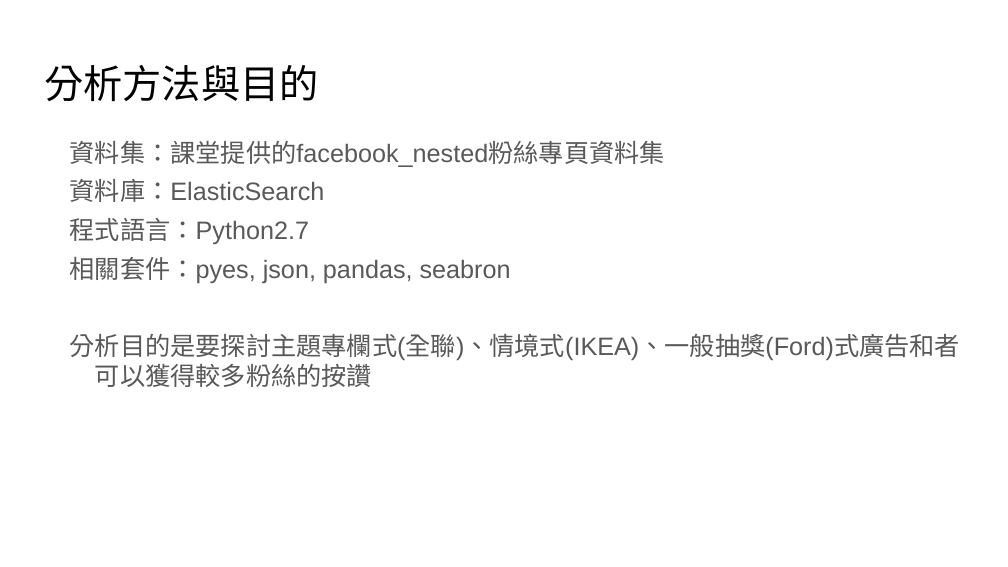
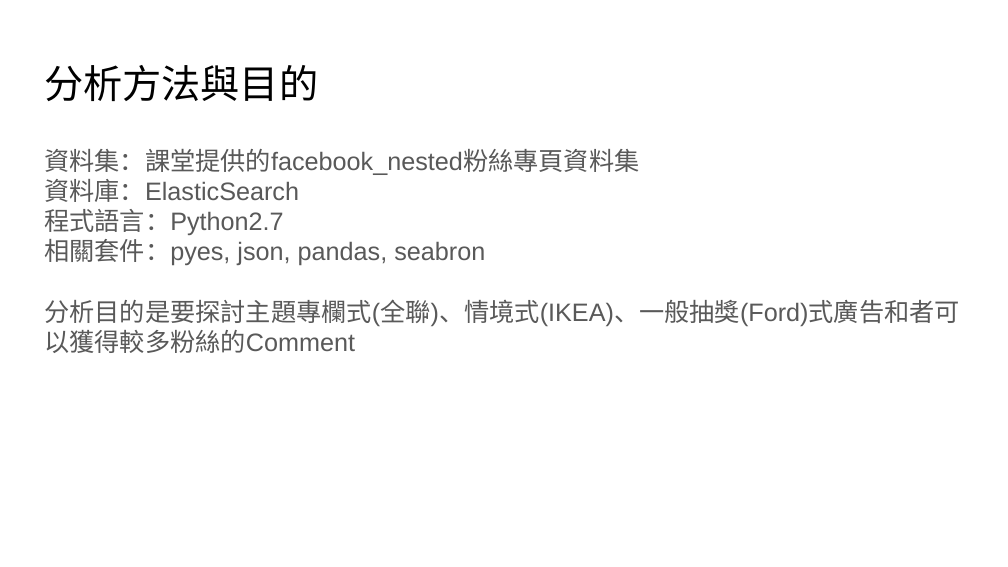
Before and after one commit to leadwort15027/SocialMedia_Final, a slide deck: slide 5 of Final_Project.pptx. Drawn at 1008x567 pixels with LibreOffice and Linux fonts; fonts in the diff are those of the drawing. Boxes give left, top, right and bottom in pixels: in the first picture for what was removed or moved away, otherwise in the second. Text is boxed around its words. In the diff, an @@ line names an element or a change of style, - is before the commit and + after.

```diff
--- a/Final_Project.pptx
+++ b/Final_Project.pptx
@@ text "資料集：課堂提供的facebook_nested粉絲專頁資料集": place and size @@
-text "資料集：課堂提供的facebook_nested粉絲專頁資料集" at box(70, 141, 960, 387)
+text "資料集：課堂提供的facebook_nested粉絲專頁資料集" at box(44, 149, 960, 353)
@@ text at box(44, 149, 639, 265): indent changed; less space between paragraphs @@
@@ text at box(44, 299, 960, 353): text changed @@
-分析目的是要探討主題專欄式(全聯)、情境式(IKEA)、一般抽獎(Ford)式廣告和者可以獲得較多粉絲的按讚
+分析目的是要探討主題專欄式(全聯)、情境式(IKEA)、一般抽獎(Ford)式廣告和者可以獲得較多粉絲的Comment
```
Also in this commit, not shown: 6 other slides changed, 3 slides added, 1 slide removed, 2 other files.
